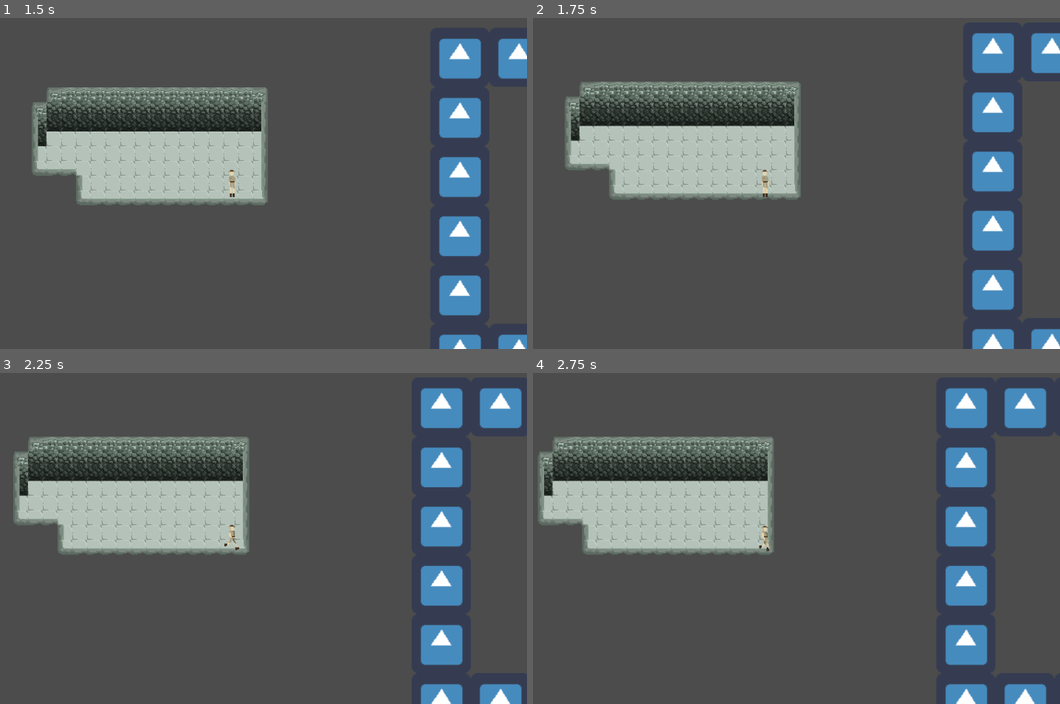
Above: before the commit, frames 1-4 (two rows, left to right).
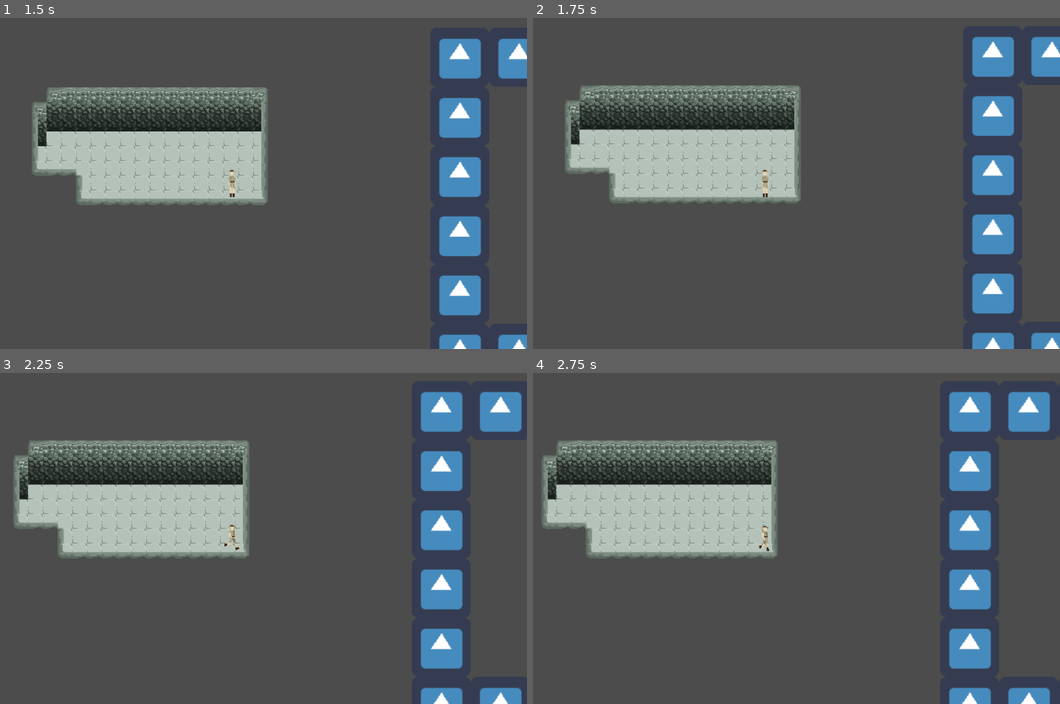
Above: after the commit, the same moments.

Repository: mirogon/Archaeology
Game: Godot game, scene res://Scenes/Main.tscn
The game is run twice, just before and just after one commit, with the same random seed, the same clock (stepped at 60 frames per second) and the same inputs. The engine's default icon, where the game draws it, is replaced by a stand-in: a white triangle on a blue panel in a dark square.
Inputs:
- Up to frame 1 (1.5 s): tap Enter at 0.5 s; hold Right (ui_right) 0.53-1.28 s; hold Down (ui_down) from 1.28 s (still down)
- Up to frame 2 (1.75 s): keep holding Down (ui_down)
- Up to frame 3 (2.25 s): tap Space at 2 s; release Down (ui_down) at 2.03 s; hold Right (ui_right) from 2.03 s (still down)
- Up to frame 4 (2.75 s): keep holding Right (ui_right)

Frame 1 is identical in both runs. In frame 2, 7.2% of the frame differs, in the area x 6-100%, y 4-100%; in frame 3, 7.3%; in frame 4, 9.2%, in the area x 0-99%, y 4-100%.

Commit message:
Enemy Rat
Walk and attack animation

Diff:
--- a/Scenes/Main.tscn
+++ b/Scenes/Main.tscn
@@ -1,10 +1,12 @@
-[gd_scene load_steps=36 format=2]
+[gd_scene load_steps=51 format=2]
 
 [ext_resource path="res://Scripts/Player.gd" type="Script" id=1]
 [ext_resource path="res://Scenes/Test.tscn" type="PackedScene" id=2]
 [ext_resource path="res://Asstes/Character/Character_WalkC.png" type="Texture" id=3]
 [ext_resource path="res://Asstes/Environment/Autotile_cave2.png" type="Texture" id=4]
 [ext_resource path="res://Asstes/Environment/Cave_2.png" type="Texture" id=5]
+[ext_resource path="res://Asstes/Enemies/Rat_Atk.png" type="Texture" id=6]
+[ext_resource path="res://Asstes/Enemies/Rat.png" type="Texture" id=7]
 
 [sub_resource type="ConvexPolygonShape2D" id=48]
 points = PoolVector2Array( 16, 16, 0, 16, 0, 0, 16, 0 )
@@ -16,13 +18,13 @@
 points = PoolVector2Array( 16, 16, 0, 16, 0, 0, 16, 0 )
 
 [sub_resource type="ConvexPolygonShape2D" id=51]
-points = PoolVector2Array( 16, 16, 0, 16, 0, 12, 16, 12 )
+points = PoolVector2Array( 16, 16, 0, 16, 0, 8, 16, 8 )
 
 [sub_resource type="ConvexPolygonShape2D" id=53]
-points = PoolVector2Array( 4, 0, 4, 12, 16, 12, 16, 16, 0, 16, 0, 0, 0, 0 )
+points = PoolVector2Array( 8, 0, 8, 8, 16, 8, 16, 16, 0, 16, 0, 0, 0, 0 )
 
 [sub_resource type="ConvexPolygonShape2D" id=54]
-points = PoolVector2Array( 0, 12, 0, 12, 12, 12, 12, 0, 16, 0, 16, 16, 0, 16 )
+points = PoolVector2Array( 0, 8, 0, 8, 8, 8, 8, 0, 16, 0, 16, 16, 0, 16 )
 
 [sub_resource type="TileSet" id=46]
 0/name = "Autotile_cave2.png 0"
@@ -86,11 +88,14 @@
 } ]
 0/z_index = 0
 
+[sub_resource type="ConvexPolygonShape2D" id=55]
+points = PoolVector2Array( 16, 4, 0, 4, 0, 0, 16, 0 )
+
 [sub_resource type="ConvexPolygonShape2D" id=52]
-points = PoolVector2Array( 16, 48, 12, 48, 12, 0, 16, 0 )
+points = PoolVector2Array( 16, 48, 8, 48, 8, 0, 16, 0 )
 
 [sub_resource type="ConvexPolygonShape2D" id=47]
-points = PoolVector2Array( 0, 0, 4, 0, 4, 48, 0, 48 )
+points = PoolVector2Array( 0, 0, 8, 0, 8, 48, 0, 48 )
 
 [sub_resource type="TileSet" id=45]
 0/name = "Cave_2.png 0"
@@ -103,9 +108,16 @@
 0/navigation_offset = Vector2( 0, 0 )
 0/shape_offset = Vector2( 0, 0 )
 0/shape_transform = Transform2D( 1, 0, 0, 1, 0, 0 )
+0/shape = SubResource( 55 )
 0/shape_one_way = false
-0/shape_one_way_margin = 0.0
-0/shapes = [  ]
+0/shape_one_way_margin = 1.0
+0/shapes = [ {
+"autotile_coord": Vector2( 0, 0 ),
+"one_way": false,
+"one_way_margin": 1.0,
+"shape": SubResource( 55 ),
+"shape_transform": Transform2D( 1, 0, 0, 1, 0, 0 )
+} ]
 0/z_index = 0
 1/name = "Cave_2.png 1"
 1/texture = ExtResource( 5 )
@@ -262,6 +274,63 @@
 "speed": 5.0
 } ]
 
+[sub_resource type="AtlasTexture" id=56]
+atlas = ExtResource( 6 )
+region = Rect2( 0, 0, 16, 16 )
+
+[sub_resource type="AtlasTexture" id=57]
+atlas = ExtResource( 6 )
+region = Rect2( 16, 0, 16, 16 )
+
+[sub_resource type="AtlasTexture" id=58]
+atlas = ExtResource( 6 )
+region = Rect2( 32, 0, 16, 16 )
+
+[sub_resource type="AtlasTexture" id=59]
+atlas = ExtResource( 6 )
+region = Rect2( 48, 0, 16, 16 )
+
+[sub_resource type="AtlasTexture" id=60]
+atlas = ExtResource( 6 )
+region = Rect2( 64, 0, 16, 16 )
+
+[sub_resource type="AtlasTexture" id=61]
+atlas = ExtResource( 6 )
+region = Rect2( 80, 0, 16, 16 )
+
+[sub_resource type="AtlasTexture" id=62]
+atlas = ExtResource( 6 )
+region = Rect2( 96, 0, 16, 16 )
+
+[sub_resource type="AtlasTexture" id=63]
+atlas = ExtResource( 7 )
+region = Rect2( 0, 0, 16, 16 )
+
+[sub_resource type="AtlasTexture" id=64]
+atlas = ExtResource( 7 )
+region = Rect2( 16, 0, 16, 16 )
+
+[sub_resource type="AtlasTexture" id=65]
+atlas = ExtResource( 7 )
+region = Rect2( 32, 0, 16, 16 )
+
+[sub_resource type="AtlasTexture" id=66]
+atlas = ExtResource( 7 )
+region = Rect2( 48, 0, 16, 16 )
+
+[sub_resource type="SpriteFrames" id=67]
+animations = [ {
+"frames": [ SubResource( 56 ), SubResource( 57 ), SubResource( 58 ), SubResource( 59 ), SubResource( 60 ), SubResource( 61 ), SubResource( 62 ) ],
+"loop": true,
+"name": "Rat_Atk",
+"speed": 11.0
+}, {
+"frames": [ SubResource( 63 ), SubResource( 64 ), SubResource( 65 ), SubResource( 66 ) ],
+"loop": true,
+"name": "Rat_Walk",
+"speed": 10.0
+} ]
+
 [node name="Main" type="Node2D"]
 
 [node name="TestMap" parent="." instance=ExtResource( 2 )]
@@ -297,3 +366,13 @@
 animation = "Walk_Left"
 frame = 1
 playing = true
+
+[node name="KinematicBody2D" type="KinematicBody2D" parent="."]
+
+[node name="AnimatedSprite" type="AnimatedSprite" parent="KinematicBody2D"]
+frames = SubResource( 67 )
+animation = "Rat_Atk"
+frame = 3
+playing = true
+
+[node name="CollisionShape2D" type="CollisionShape2D" parent="KinematicBody2D"]
Binary file added: Asstes/Enemies/Rat.png
Not shown, added: Asstes/Enemies/Rat.png.import
Binary file added: Asstes/Enemies/Rat_Atk.png
Not shown, added: Asstes/Enemies/Rat_Atk.png.import
Not shown, added: Asstes/Enemies/Rat_Att.png.import
